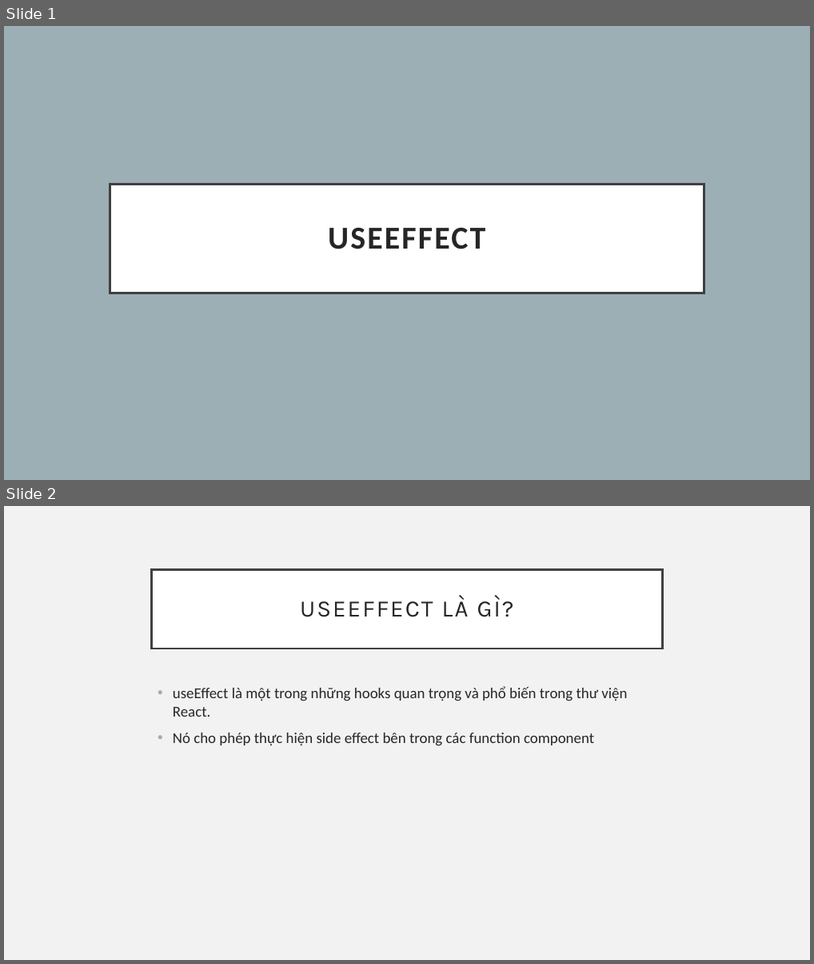
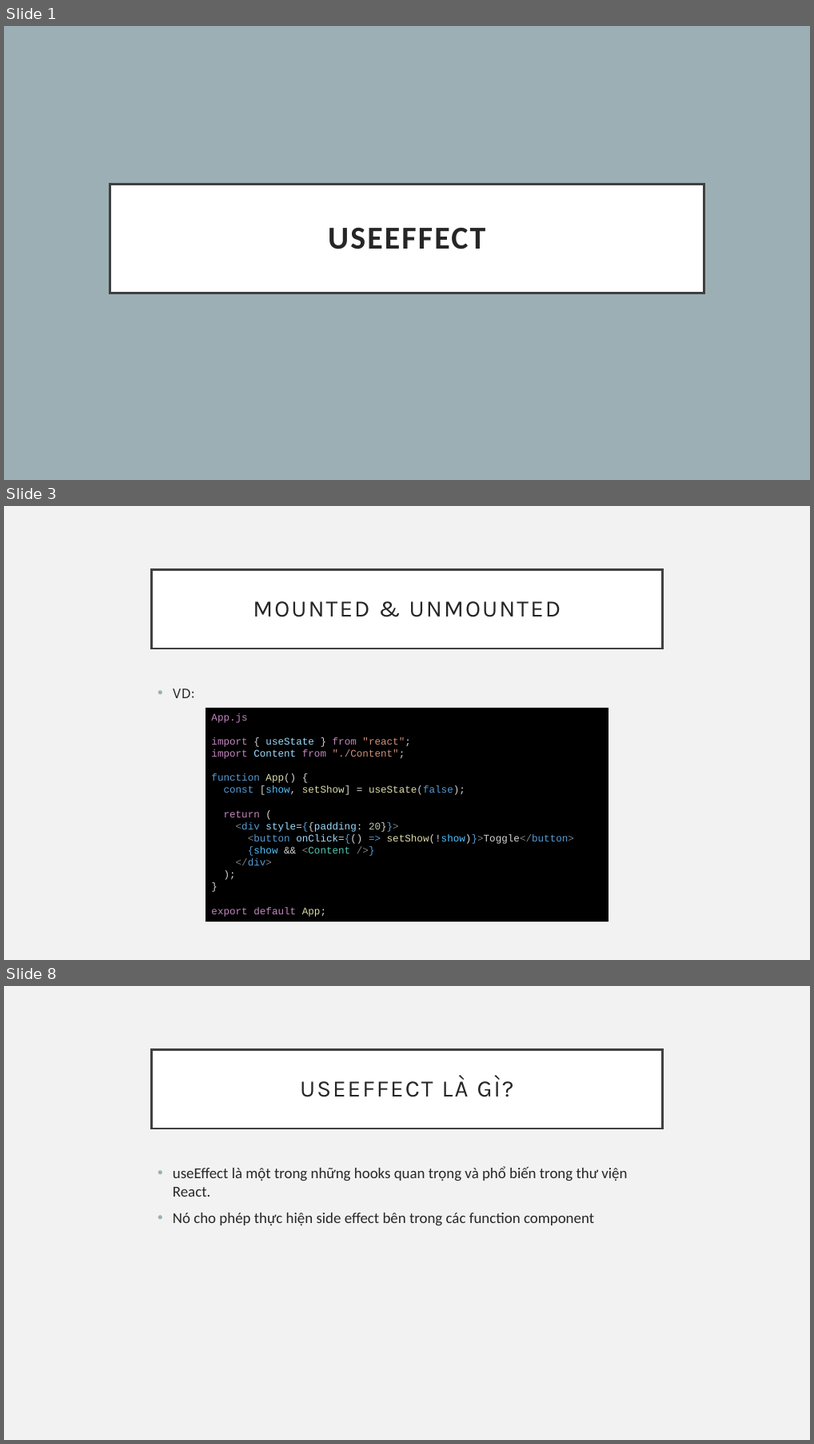
Before and after one commit to sobbingwind/React, a slide deck: 15_useEffect.pptx. Shown one above the other, each under a label of ours: slides 1 and 2 before the commit, slides 1, 3 and 8 after it; the slides between them are not shown. The pictures are 814x964 and 814x1444 pixels, drawn with LibreOffice and Linux fonts; fonts in the diff are those of the drawing. Boxes give left, top, right and bottom in pixels: in the first picture for what was removed or moved away, otherwise in the second. Text is boxed around its words. In the diff, an @@ line names an element or a change of style, - is before the commit and + after.

```diff
--- a/15_useEffect.pptx
+++ b/15_useEffect.pptx
@@ slide 3 added at bbox=[4, 506, 810, 960], background #F2F2F2 @@
@@ title added at bbox=[152, 569, 662, 648], fill #FFFFFF, outline #404040 2.5 pt, 28 pt, text #262626 @@
+MOUNTED & UNMOUNTED
@@ text added at bbox=[173, 688, 194, 698], 18 pt, text #262626 @@
+• VD:
@@ rectangle added at bbox=[206, 708, 609, 921], fill #000000, 12 pt, text #C586C0 @@
+App.js
+import { useState } from "react";
+import Content from "./Content";
+function App() {
+const [show, setShow] = useState(false);
+return (
+<div style={{padding: 20}}>
+<button onClick={() => setShow(!show)}>Toggle</button>
+{show && <Content />}
+</div>
+);
+}
+export default App;
@@ what was slide 2 is now slide 8 @@
```
Also in this commit, not shown: 1 slide changed, 15 other slides added.
